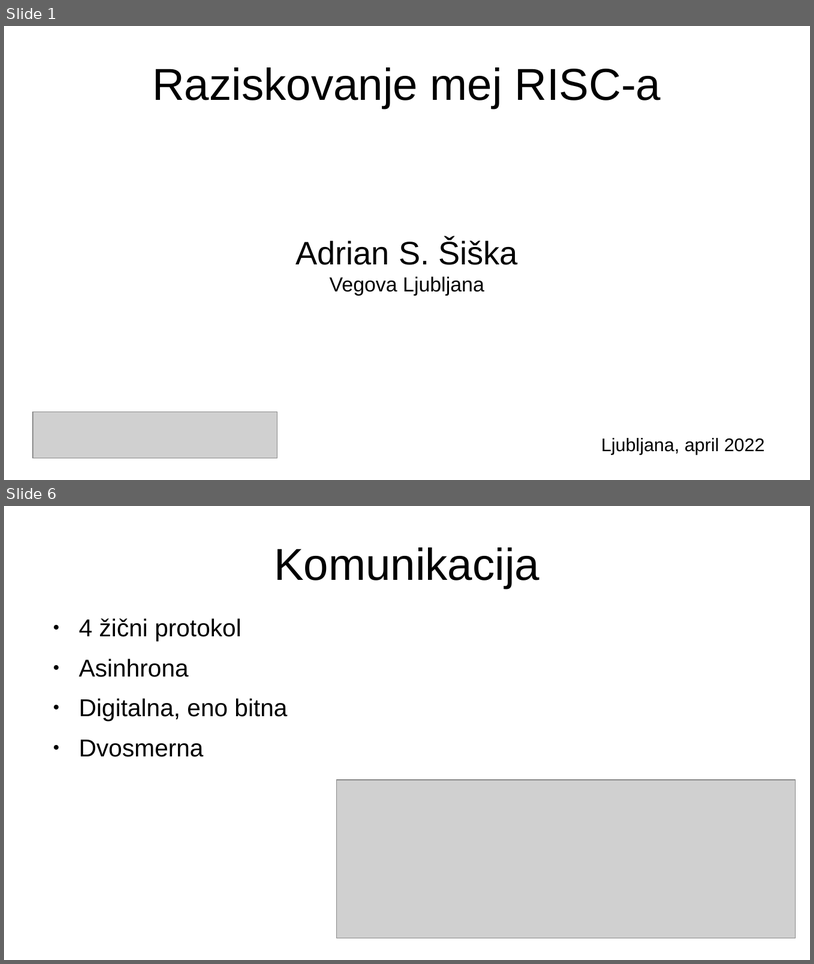
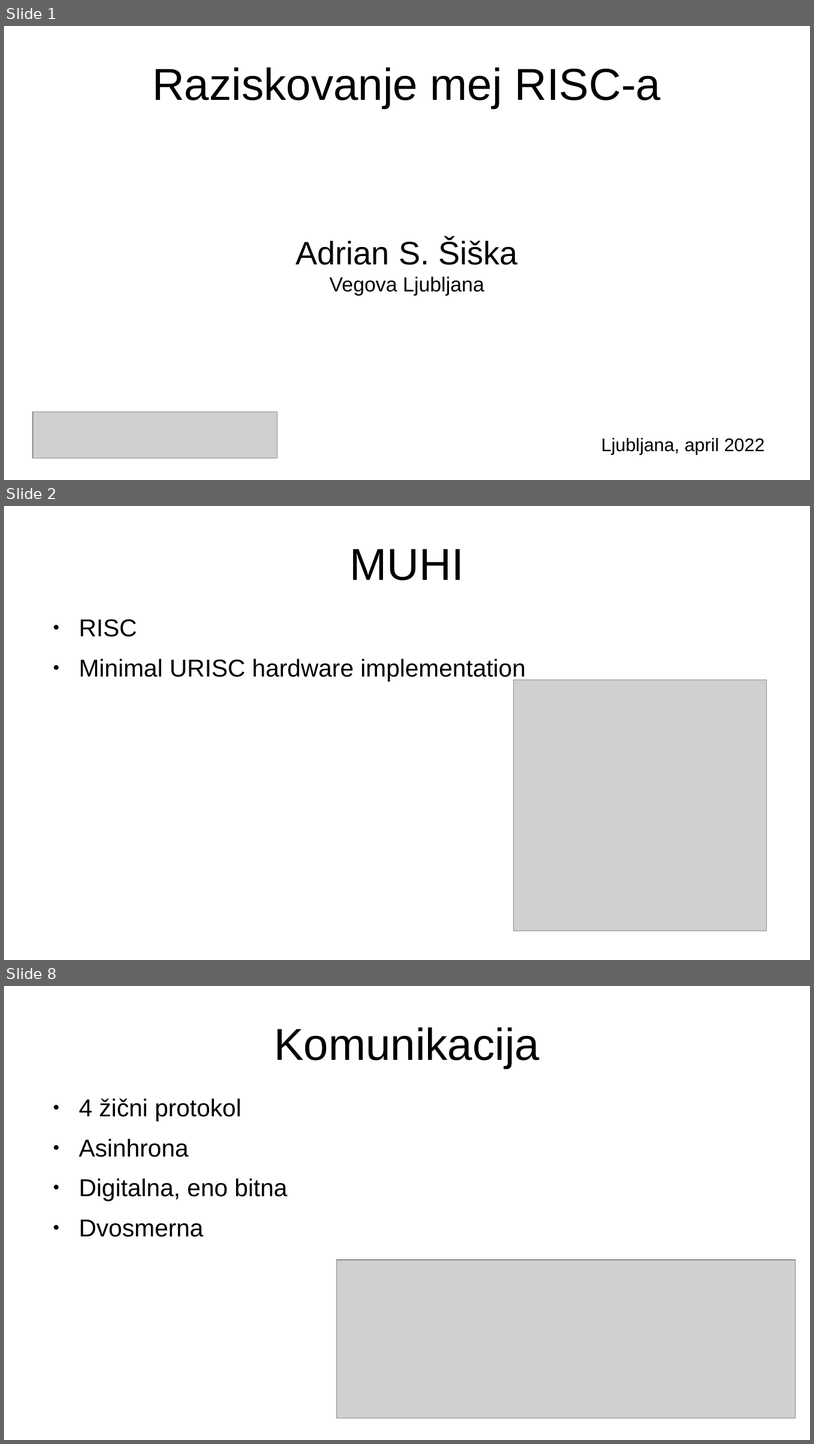
Before and after one commit to adimineman/raziskovalna, a slide deck: predstavitev.odp. Shown one above the other, each under a label of ours: slides 1 and 6 before the commit, slides 1, 2 and 8 after it; the slides between them are not shown. The pictures are 814x964 and 814x1444 pixels, drawn with LibreOffice and Linux fonts; fonts in the diff are those of the drawing; grey boxes stand for pictures. Boxes give left, top, right and bottom in pixels: in the first picture for what was removed or moved away, otherwise in the second. Text is boxed around its words. In the diff, an @@ line names an element or a change of style, - is before the commit and + after.

```diff
--- a/predstavitev.odp
+++ b/predstavitev.odp
@@ slide 2 added at (x1=4, y1=506, x2=810, y2=960), background #FFFFFF @@
@@ title added at (x1=350, y1=549, x2=464, y2=580), 44 pt, text #000000 @@
+MUHI
@@ text added at (x1=79, y1=619, x2=526, y2=681), 24 pt, text #000000 @@
+● RISC
+● Minimal URISC hardware implementation
@@ picture added at (x1=514, y1=680, x2=768, y2=931) @@
@@ what was slide 6 is now slide 8 @@
```
Also in this commit, not shown: 6 slides changed, 3 other slides added, 2 slides removed, 1 other file.
